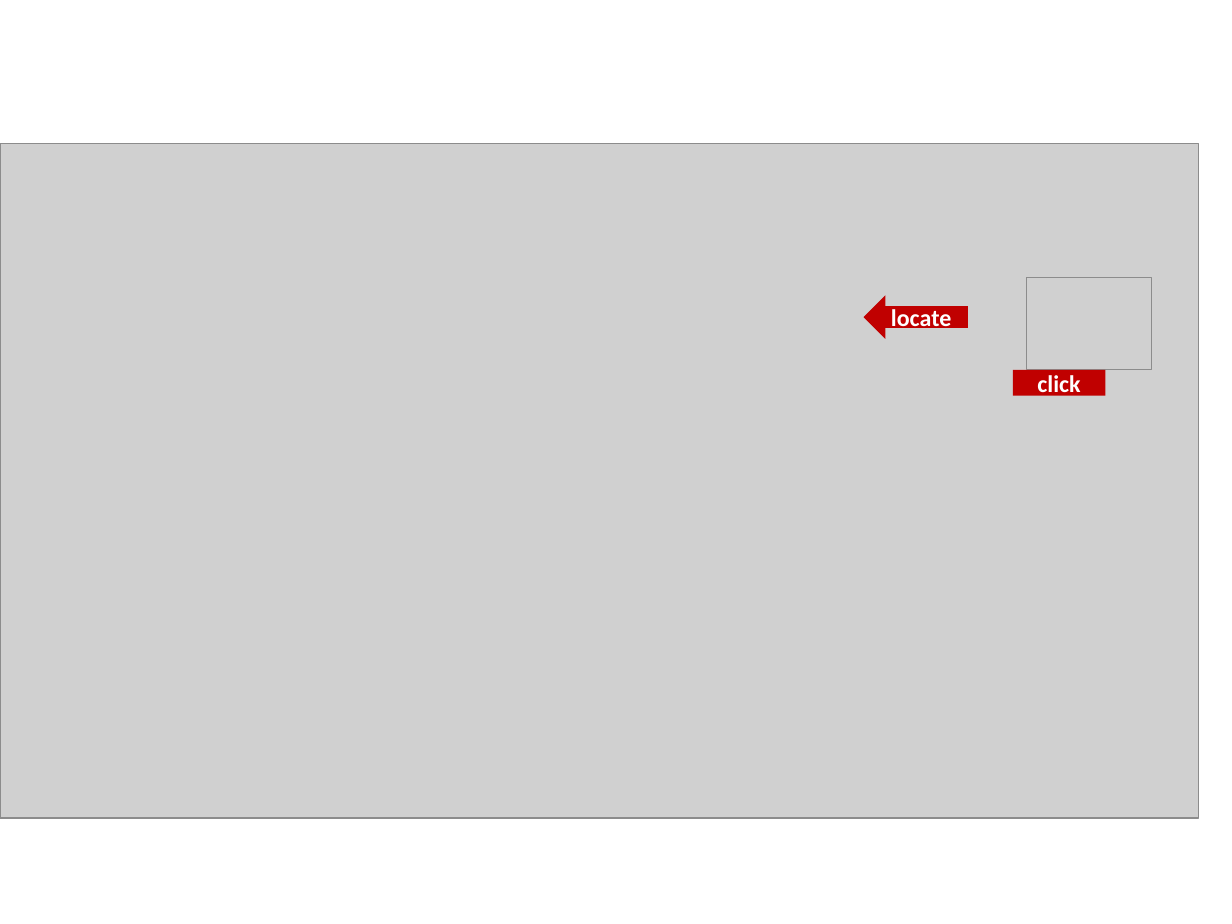
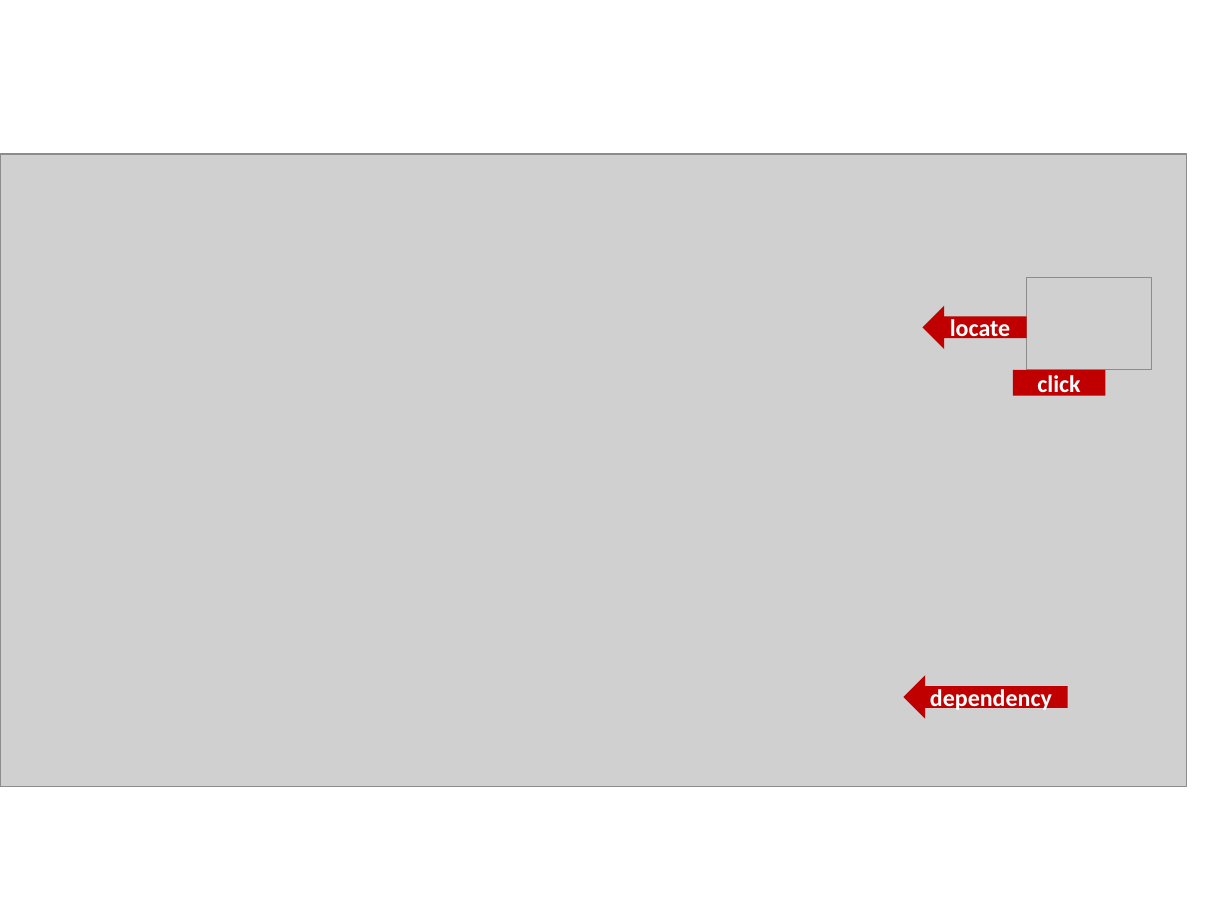
Before and after one commit to SeoulTech/Manal, a slide deck: slide 9 of report/graphic_res.pptx (slide 5 before the commit). Drawn at 1232x924 pixels with LibreOffice and Linux fonts; fonts in the diff are those of the drawing; grey boxes stand for pictures. Boxes give left, top, right and bottom in pixels: in the first picture for what was removed or moved away, otherwise in the second. Text is boxed around its words. In the diff, an @@ line names an element or a change of style, - is before the commit and + after.

```diff
--- a/report/graphic_res.pptx
+++ b/report/graphic_res.pptx
@@ picture: place and size @@
-picture at (0, 144, 1199, 818)
+picture at (0, 154, 1186, 786)
@@ right arrow "locate": place and size @@
-right arrow "locate" at (864, 296, 968, 339)
+right arrow "locate" at (923, 306, 1027, 349)
@@ right arrow added at (903, 675, 1067, 718), fill #C00000, 14 pt, text #FFFFFF, bold @@
+dependency
```
Also in this commit, not shown: 1 other slide changed, 4 slides added, 8 other files.
